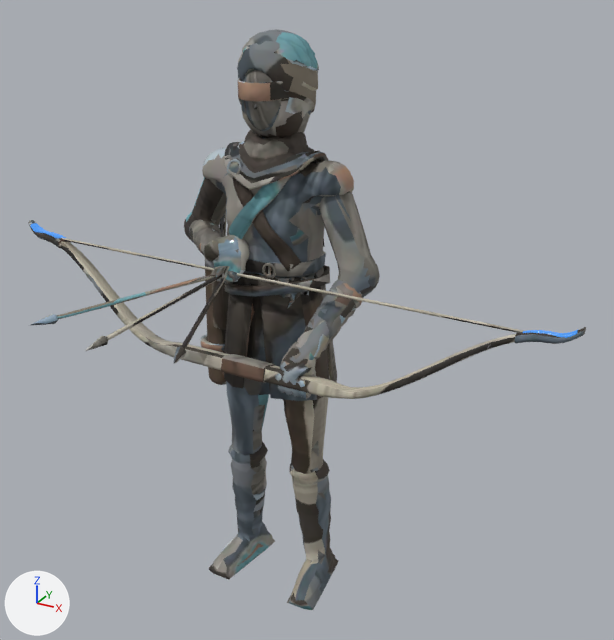
The glTF model games/vale/art/out/fighters/lisvel/lisvel.glb as it was, and as the next commit left it.
One viewpoint serves both versions: a camera (50 mm lens) standing at (1.303, -2.168, 2.1) and looking at (0.195, -0.154, 1.093). Every picture has the same lights, and +X, +Y and +Z are marked at lower left. The picture after the commit comes second. Vertices at exactly the same position are counted once.

Names of what the first picture shows: 'lisvel' and 1 more.
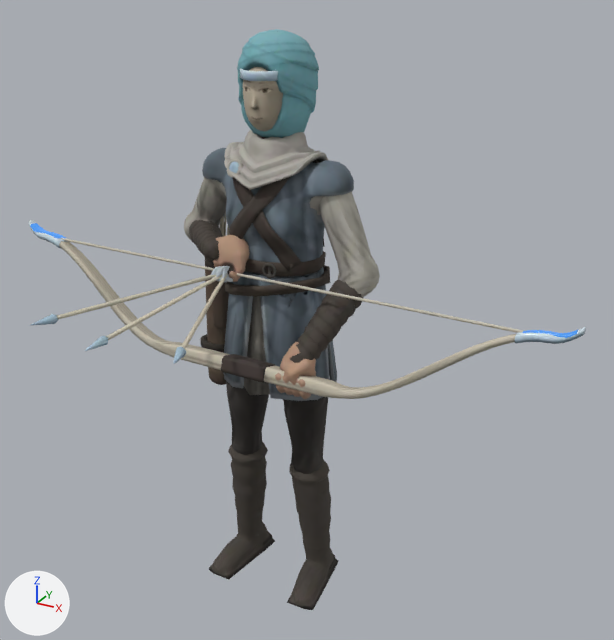
Where the change shows, as pixel boxes (x1, y1, x2, y2) in the pictures (614 x 640 px; the box of a moved part takes in the faces that stretch with it):
part 1 of me_lisvel, moved or reshaped: before (237, 32, 308, 140); after (237, 32, 308, 139)
part 2 of me_lisvel, surface changed: (28, 29, 586, 610) in both

What changed in the scene script:
```text
Change me_lisvel:
    used by ob_lisvel; location = (0.0, 0.0, 0.0)
    remove me_lisvel.from_pydata(...)  # 10450 vertices, 22275 faces; spans x -0.88..0.98, y -0.79..0.17, z 0.0..1.88
    add me_lisvel.from_pydata(...)  # 10449 vertices, 22273 faces; spans x -0.88..0.98, y -0.79..0.17, z 0.0..1.88
    me_lisvel part 1: 202 vertices moved from x -0.07..0.08, y -0.14..0.15, z 1.59..1.82 to x -0.07..0.08, y -0.12..0.15, z 1.59..1.82; 377 vertices removed from x -0.11..0.1, y -0.14..0.16, z 1.59..1.87; 376 vertices added at x -0.11..0.1, y -0.12..0.16, z 1.59..1.87
    me_lisvel part 2: 20144 kept faces spanning x -0.88..0.98, y -0.79..0.17, z 0.0..1.88 get new texture (UV) coordinates
```
